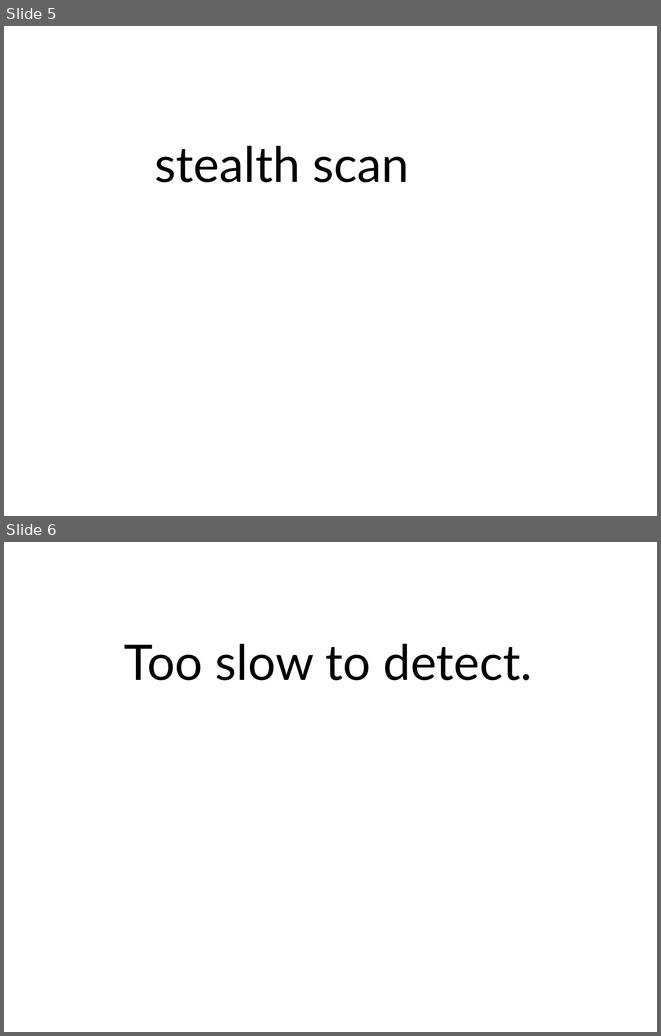
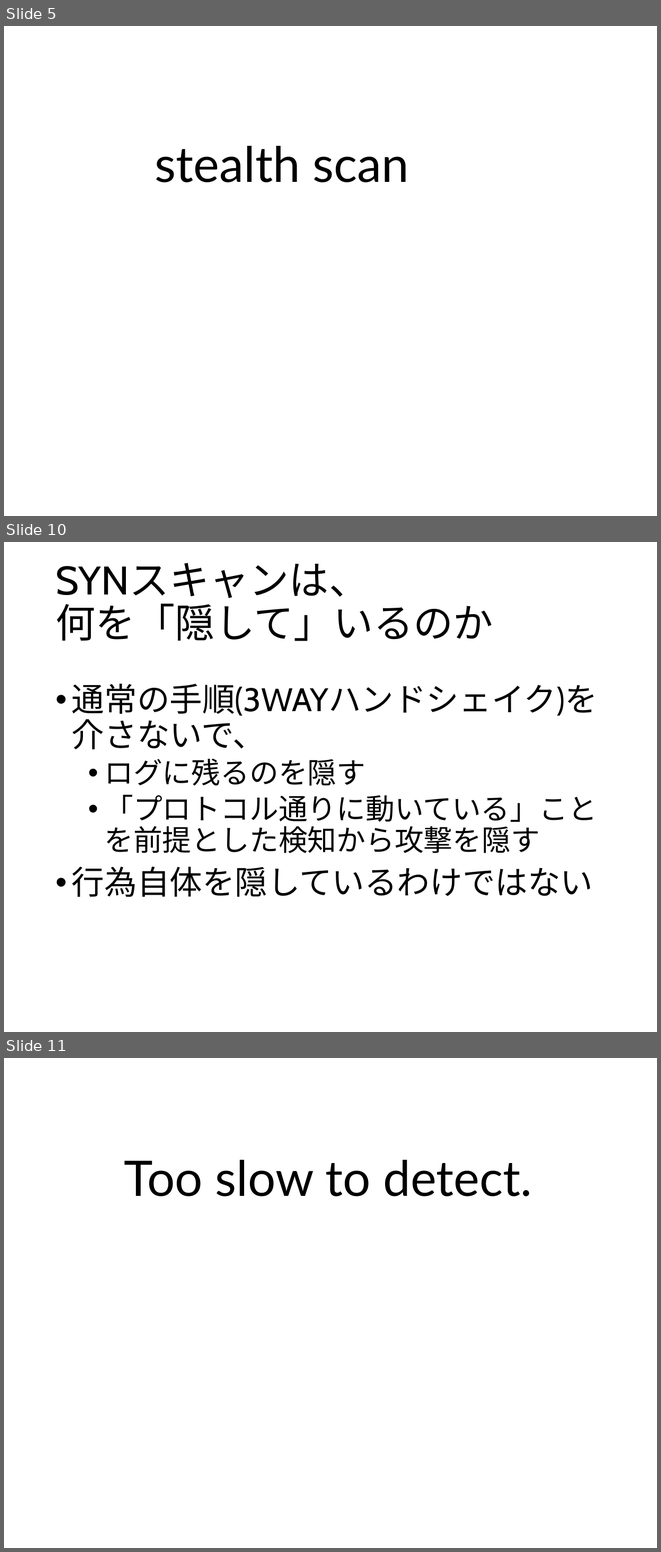
Before and after one commit to ozuma/sumida_sec, a slide deck: 2015-no.2/ppt/00_ozuma.pptx. Shown one above the other, each under a label of ours: slides 5 and 6 before the commit, slides 5, 10 and 11 after it; the slides between them are not shown. The pictures are 661x1036 and 661x1552 pixels, drawn with LibreOffice and Linux fonts; fonts in the diff are those of the drawing; background and template pictures are left out. Boxes give left, top, right and bottom in pixels: in the first picture for what was removed or moved away, otherwise in the second. Text is boxed around its words. In the diff, an @@ line names an element or a change of style, - is before the commit and + after.

Commit message:
SYNスキャンの説明スライド追加

```diff
--- a/2015-no.2/ppt/00_ozuma.pptx
+++ b/2015-no.2/ppt/00_ozuma.pptx
@@ slide 10 added at [4,542,657,1032], background #FFFFFF @@
@@ title added at [55,563,493,641], 44 pt, text #000000 @@
+SYNスキャンは、
+何を「隠して」いるのか
@@ text added at [72,684,598,897], 36 pt, text #000000 @@
+• 通常の手順(3WAYハンドシェイク)を介さないで、
+  • ログに残るのを隠す
+  • 「プロトコル通りに動いている」ことを前提とした検知から攻撃を隠す
+• 行為自体を隠しているわけではない
@@ what was slide 6 is now slide 11 @@
```
Also in this commit, not shown: 7 slides changed, 7 other slides added, 4 slides removed, 1 other file.
